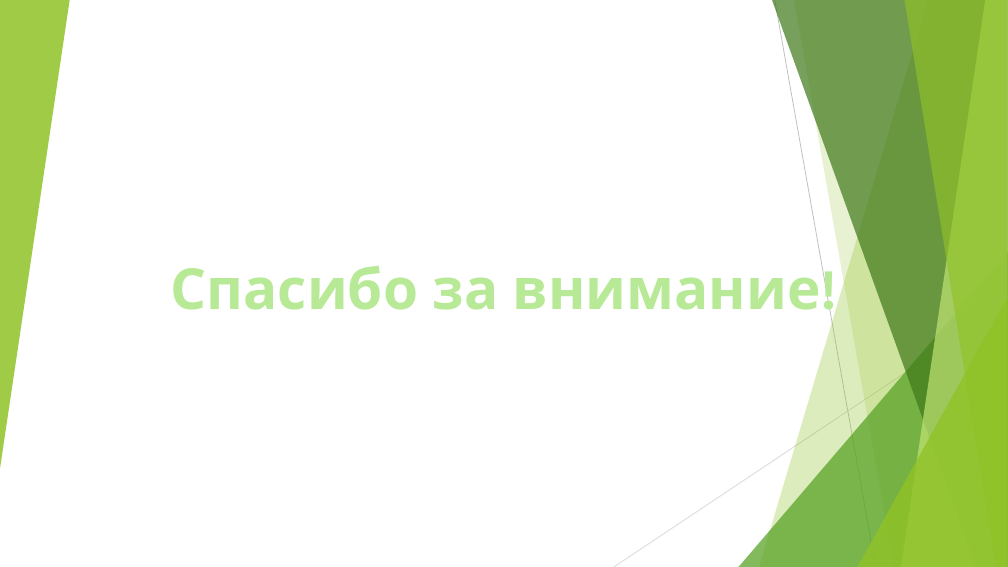
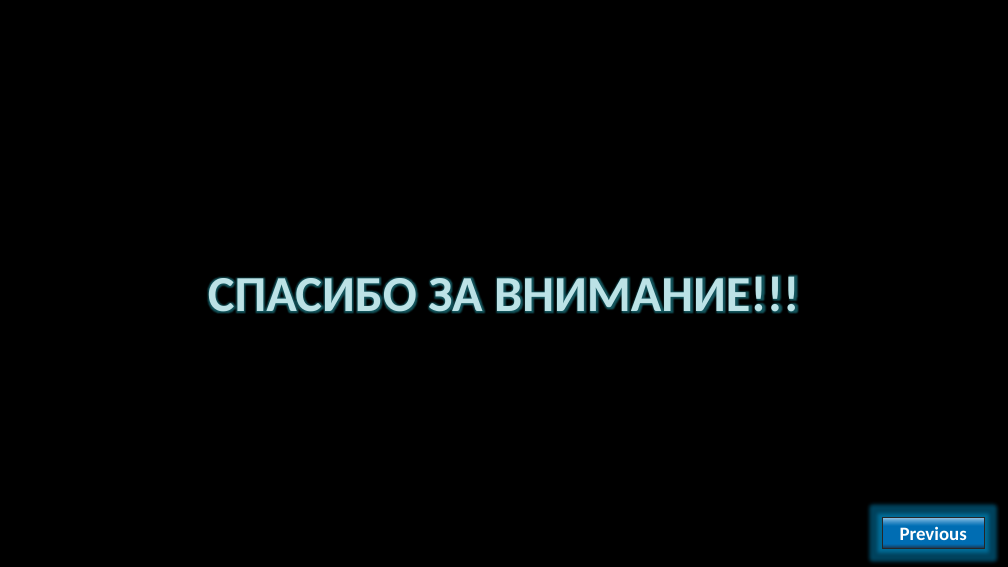
Before and after one commit to AlvinSeville7cf-NET-projects/ABCNET, a slide deck: slide 11 of NETMouse - .NET release/Presentations/ABCNET как альтернатива PABCSystem.pptx. Drawn at 1008x567 pixels with LibreOffice and Linux fonts; fonts in the diff are those of the drawing; background and template pictures are left out. Boxes give left, top, right and bottom in pixels: in the first picture for what was removed or moved away, otherwise in the second. Text is boxed around its words. In the diff, an @@ line names an element or a change of style, - is before the commit and + after.

```diff
--- a/NETMouse - .NET release/Presentations/ABCNET как альтернатива PABCSystem.pptx
+++ b/NETMouse - .NET release/Presentations/ABCNET как альтернатива PABCSystem.pptx
@@ background #FFFFFF to picture (left out) @@
@@ group removed at (x1=0, y1=0, x2=1008, y2=567): 5 freeform shapes, 3 triangles, 2 lines @@
@@ title at (x1=208, y1=276, x2=800, y2=313): text changed; size 54 to 48 pt; font Karla to Calibri; text colour #B7E996 to #BCE2E6 @@
-Спасибо за внимание!
+СПАСИБО ЗА ВНИМАНИЕ!!!
@@ rectangle added at (x1=882, y1=518, x2=985, y2=548), fill gradient #A3CEED to #0070C0 to #292834, outline #262626 0.75 pt, 18 pt, text #FFFFFF, bold @@
+Previous
```
Also in this commit, not shown: 7 other slides changed, 3 slides added, 3 slides removed.
